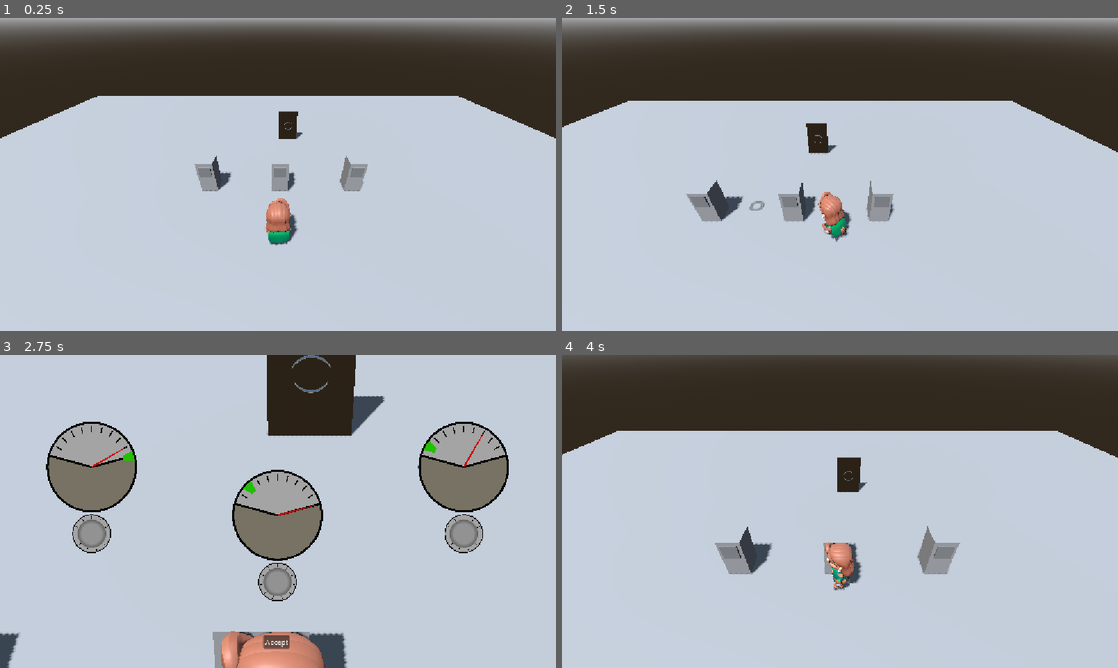
Above: before the commit, frames 1-4 (two rows, left to right).
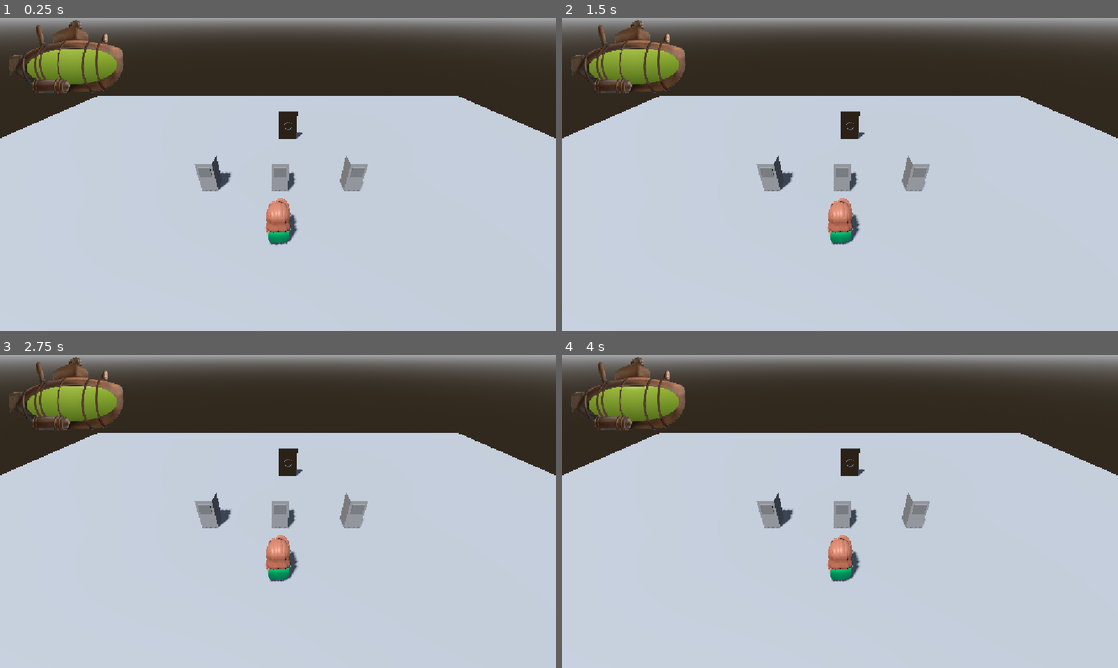
Above: after the commit, the same moments.

Repository: Game-Jam-Studio/Brackeys-Jam-2026.2
Game: Godot game, scene res://Taylor/tmerrill_test_scene.tscn
Same seed, same stepped clock (60 frames per second), same inputs: the game is played once before the commit and once after it. This scene is started directly instead of the project's main scene.
Inputs (mouse positions are in pixels of both pictures, inside the frame that each line leads up to):
- Up to frame 1 (0.25 s): no input
- Up to frame 2 (1.5 s): tap Enter at 0.5 s; move the mouse to (962, 158) at 0.52 s; hold E (interact) 0.53-1.25 s; click (962, 158) at 0.67 s; drag from (728, 190) to (812, 237) at 1.27 s
- Up to frame 3 (2.75 s): move the mouse to (333, 442) at 2.02 s; hold E (interact) from 2.03 s (still down)
- Up to frame 4 (4 s): release E (interact) at 2.75 s; click (840, 642) at 2.75 s, where only the run before the commit has a clickable "Accept"; click (823, 627) at 3.5 s, where only the run before the commit has a clickable "Resume"

The runs differ from the first frame. In frame 1, 2.4% of the frame differs, in the area x 1-23%, y 0-25%; in frame 2, 8.8%; in frame 3, 41%, in the area x 0-100%, y 0-100%; in frame 4, 14%.

Commit message:
ship health HUD finished

Diff:
--- a/brackeys-jam-2026.2/Art/Shaders/liquid_fill_v2.gdshader
+++ b/brackeys-jam-2026.2/Art/Shaders/liquid_fill_v2.gdshader
@@ -5,8 +5,8 @@
 
 // Wave dynamics
 uniform float wave_amplitude : hint_range(0.0, 0.1) = 0.038;
-uniform float wave_frequency : hint_range(1.0, 20.0) = 5.2;
-uniform float wave_speed : hint_range(0.1, 5.0) = 0.85;
+uniform float wave_frequency : hint_range(1.0, 20.0) = 7.0;
+uniform float wave_speed : hint_range(0.1, 5.0) = 1.0;
 
 // Translucency control (1.0 = solid, 0.0 = invisible)
 uniform float liquid_opacity : hint_range(0.0, 1.0) = 0.85;
@@ -14,7 +14,7 @@
 // Colors
 uniform vec4 crest_glow_color : source_color = vec4(0.92, 0.98, 0.65, 1.0); // Surface glow/rim
 uniform vec4 body_color : source_color = vec4(0.655, 0.812, 0.165, 1.0);       // Mid liquid
-uniform vec4 deep_color : source_color = vec4(0.192, 0.275, 0.035, 1.0);       // Bottom shadow
+uniform vec4 deep_color : source_color = vec4(0.32, 0.45, 0.08, 1.0);       // Bottom shadow
 uniform vec4 back_wave_color : source_color = vec4(0.48, 0.65, 0.15, 0.75); // Deeper back layer
 
 void fragment() {
--- a/brackeys-jam-2026.2/Levels/rhythmMinigame.tscn
+++ b/brackeys-jam-2026.2/Levels/rhythmMinigame.tscn
@@ -12,7 +12,7 @@
 [ext_resource type="Script" uid="uid://cwh5x8inuut8g" path="res://JonathanJunk/open_terminal_button.gd" id="8_4wcyy"]
 [ext_resource type="Texture2D" uid="uid://cd8dj1lrnkyqh" path="res://Art/2D/Placeholder/F.png" id="8_6p81i"]
 [ext_resource type="Texture2D" uid="uid://bg8gg2m3u81aw" path="res://Art/2D/Rhythm/base_sane.png" id="10_h250t"]
-[ext_resource type="Script" uid="uid://mexn1nrl2qja" path="res://Scripts/pivot.gd" id="11_htvd5"]
+[ext_resource type="Script" uid="uid://mexn1nrl2qja" path="res://Scripts/Rhythm/pivot.gd" id="11_htvd5"]
 [ext_resource type="Texture2D" uid="uid://c4e57v6pw50fb" path="res://Art/2D/Rhythm/image.png" id="12_htvd5"]
 
 [node name="Control" type="Control" unique_id=917470935]
--- a/brackeys-jam-2026.2/Prefabs/UI/health_HUD.tscn
+++ b/brackeys-jam-2026.2/Prefabs/UI/health_HUD.tscn
@@ -1,20 +1,21 @@
 [gd_scene format=3 uid="uid://dlsb31k4v5ubl"]
 
 [ext_resource type="Texture2D" uid="uid://cmst6c1hfuso" path="res://Art/2D/Placeholder/Screenshot 2026-08-26 210830.png" id="1_4gg61"]
+[ext_resource type="Script" uid="uid://kxjimafxcl4h" path="res://Scripts/UI/health_hud.gd" id="1_crwwa"]
 [ext_resource type="Texture2D" uid="uid://2lapwdb28sqv" path="res://Art/2D/Placeholder/sub_health.png" id="1_i7vq3"]
 [ext_resource type="Texture2D" uid="uid://bkdba82p548we" path="res://Art/2D/Placeholder/mask.png" id="2_dgwwc"]
 [ext_resource type="Shader" uid="uid://ddqmj8te4mblf" path="res://Art/Shaders/liquid_fill_v2.gdshader" id="4_glv1w"]
 
 [sub_resource type="ShaderMaterial" id="ShaderMaterial_dy48u"]
 shader = ExtResource("4_glv1w")
-shader_parameter/fill_amount = 0.75
+shader_parameter/fill_amount = 1.0
 shader_parameter/wave_amplitude = 0.038
 shader_parameter/wave_frequency = 7.000000285
 shader_parameter/wave_speed = 1.00000004424012
 shader_parameter/liquid_opacity = 0.85
 shader_parameter/crest_glow_color = Color(0.92, 0.98, 0.65, 1)
 shader_parameter/body_color = Color(0.655, 0.812, 0.165, 1)
-shader_parameter/deep_color = Color(0.192, 0.275, 0.035, 1)
+shader_parameter/deep_color = Color(0.32, 0.45, 0.08, 1)
 shader_parameter/back_wave_color = Color(0.48, 0.65, 0.15, 0.75)
 
 [node name="HealthHUD" type="Control" unique_id=1131370108]
@@ -24,6 +25,7 @@
 anchor_bottom = 1.0
 grow_horizontal = 2
 grow_vertical = 2
+script = ExtResource("1_crwwa")
 
 [node name="LiquidMask" type="TextureRect" parent="." unique_id=1038621429]
 clip_children = 1
--- a/brackeys-jam-2026.2/Scripts/Common/game_state.gd
+++ b/brackeys-jam-2026.2/Scripts/Common/game_state.gd
@@ -1,13 +1,13 @@
 extends Node
 
-# BEWARE if we use these types of signals, we need to be careful since we might have a
-# minigame set the value while the object listening for the value in the submarine
-# scene isn't currently loaded
-signal example_ship_deterioration_changed(new_deterioration: float)
+# Emitted whenever the submarine's health value changes
+signal ship_health_changed(new_health: float)
 
-const example_max_ship_health: float = 100
+# Maximum hit points for the submarine
+const MAX_SHIP_HEALTH: float = 100.0
 
-var example_ship_deterioration: float = 100:
+# Current ship health; updates clamp the value and emit the signal
+var ship_health: float = 100.0:
 	set(value):
-		example_ship_deterioration = clamp(value, 0, example_max_ship_health)
-		example_ship_deterioration_changed.emit(example_ship_deterioration)
+		ship_health = clamp(value, 0.0, MAX_SHIP_HEALTH)
+		ship_health_changed.emit(ship_health)
--- /dev/null
+++ b/brackeys-jam-2026.2/Scripts/UI/health_hud.gd
@@ -0,0 +1,101 @@
+extends Control
+
+@onready var liquid_fill: ColorRect = $LiquidMask/LiquidFill
+
+var fill_material: ShaderMaterial
+
+# Color definitions matching shader uniforms for Green, Yellow, and Red states
+var color_palette: Dictionary = {
+	"green": {
+		"crest": Color(0.92, 0.98, 0.65, 1.0),
+		"body": Color(0.655, 0.812, 0.165, 1.0),
+		"deep": Color(0.32, 0.45, 0.08, 1.0),
+		"back": Color(0.48, 0.65, 0.15, 0.75)
+	},
+	"yellow": {
+		"crest": Color(0.98, 0.95, 0.65, 1.0),
+		"body": Color(0.941, 0.867, 0.290, 1.0),
+		"deep": Color(0.580, 0.40, 0.016, 1.0),
+		"back": Color(0.702, 0.565, 0.012, 0.75)
+	},
+	"red": {
+		"crest": Color(0.773, 0.208, 0.275, 1.0),
+		"body": Color(0.820, 0.220, 0.220, 1.0),
+		"deep": Color(0.290, 0.035, 0.035, 1.0),
+		"back": Color(0.369, 0.067, 0.067, .75)
+	}
+}
+
+
+func _ready() -> void:
+	# Cast and store the shader material
+	fill_material = liquid_fill.material as ShaderMaterial
+
+	# Connect to the GameState health signal
+	GameState.ship_health_changed.connect(_on_ship_health_changed)
+
+	# Apply the current health on load to prevent desync
+	_update_liquid_display(GameState.ship_health)
+
+
+func _unhandled_input(event: InputEvent) -> void:
+	# Press [ - ] (Minus) to deal 10 damage to the ship
+	if event.is_action_pressed("ui_text_backspace") or (event is InputEventKey and event.pressed and event.keycode == KEY_MINUS):
+		GameState.ship_health -= 10.0
+
+	# Press [ = ] (Equal / Plus) to heal 10 damage
+	elif event is InputEventKey and event.pressed and event.keycode == KEY_EQUAL:
+		GameState.ship_health += 10.0
+
+
+# Signal callback for health updates
+func _on_ship_health_changed(new_health: float) -> void:
+	_update_liquid_display(new_health)
+
+
+# Updates shader fill height and blends colors based on current ship health
+func _update_liquid_display(health: float) -> void:
+	if not fill_material:
+		return
+
+	# Normalize health to a 0.0 - 1.0 range
+	var normalized: float = clampf(health / GameState.MAX_SHIP_HEALTH, 0.0, 1.0)
+
+	# Update vertical fill level in shader
+	fill_material.set_shader_parameter("fill_amount", normalized)
+
+	# Calculate blended colors across 3 health tiers
+	var current_crest: Color
+	var current_body: Color
+	var current_deep: Color
+	var current_back: Color
+
+	var yellow_threshold: float = 0.60 # Hits pure yellow at 60% health
+	var red_threshold: float = 0.25    # Reaches pure red at 25% health
+
+	if normalized >= yellow_threshold:
+		# 100% -> 60%: Interpolate from Yellow to Green
+		var weight: float = (normalized - yellow_threshold) / (1.0 - yellow_threshold)
+		current_crest = color_palette["yellow"]["crest"].lerp(color_palette["green"]["crest"], weight)
+		current_body = color_palette["yellow"]["body"].lerp(color_palette["green"]["body"], weight)
+		current_deep = color_palette["yellow"]["deep"].lerp(color_palette["green"]["deep"], weight)
+		current_back = color_palette["yellow"]["back"].lerp(color_palette["green"]["back"], weight)
+	elif normalized >= red_threshold:
+		# 60% -> 25%: Interpolate from Red to Yellow
+		var weight: float = (normalized - red_threshold) / (yellow_threshold - red_threshold)
+		current_crest = color_palette["red"]["crest"].lerp(color_palette["yellow"]["crest"], weight)
+		current_body = color_palette["red"]["body"].lerp(color_palette["yellow"]["body"], weight)
+		current_deep = color_palette["red"]["deep"].lerp(color_palette["yellow"]["deep"], weight)
+		current_back = color_palette["red"]["back"].lerp(color_palette["yellow"]["back"], weight)
+	else:
+		# Below 25%: Lock to pure Red
+		current_crest = color_palette["red"]["crest"]
+		current_body = color_palette["red"]["body"]
+		current_deep = color_palette["red"]["deep"]
+		current_back = color_palette["red"]["back"]
+
+	# Pass interpolated colors to shader uniforms
+	fill_material.set_shader_parameter("crest_glow_color", current_crest)
+	fill_material.set_shader_parameter("body_color", current_body)
+	fill_material.set_shader_parameter("deep_color", current_deep)
+	fill_material.set_shader_parameter("back_wave_color", current_back)
--- a/brackeys-jam-2026.2/Taylor/tmerrill_test_scene.tscn
+++ b/brackeys-jam-2026.2/Taylor/tmerrill_test_scene.tscn
@@ -4,6 +4,7 @@
 [ext_resource type="PackedScene" uid="uid://bs72ogkvdd7d6" path="res://addons/proto_controller/proto_controller.tscn" id="2_tl3pp"]
 [ext_resource type="Script" uid="uid://cn1dyylbrayw0" path="res://Scripts/Common/camera_3d.gd" id="3_tl3pp"]
 [ext_resource type="PackedScene" uid="uid://cyf0si2728nr" path="res://Prefabs/UI/pause_menu.tscn" id="4_v63jj"]
+[ext_resource type="PackedScene" uid="uid://dlsb31k4v5ubl" path="res://Prefabs/UI/health_HUD.tscn" id="5_rat20"]
 [ext_resource type="PackedScene" uid="uid://ci5idjqd5cg5o" path="res://Prefabs/Actors/repair_station.tscn" id="5_ux0hy"]
 [ext_resource type="PackedScene" uid="uid://fa5imaomcpyx" path="res://Prefabs/Actors/door.tscn" id="6_68oas"]
 
@@ -67,6 +68,8 @@
 [node name="PauseMenu" parent="UI" unique_id=1764100914 instance=ExtResource("4_v63jj")]
 unique_name_in_owner = true
 
+[node name="HealthHUD" parent="UI" unique_id=1131370108 instance=ExtResource("5_rat20")]
+
 [node name="StaticBody3D" parent="." unique_id=1990939064 instance=ExtResource("5_ux0hy")]
 transform = Transform3D(-1, 0, 8.742278e-08, 0, 1, 0, -8.742278e-08, 0, -1, 4.2427278, 0.91858387, 5.695434)
 is_broken = true
Renamed: brackeys-jam-2026.2/Scripts/pivot.gd -> brackeys-jam-2026.2/Scripts/Rhythm/pivot.gd
Renamed: brackeys-jam-2026.2/Scripts/pivot.gd.uid -> brackeys-jam-2026.2/Scripts/Rhythm/pivot.gd.uid
Not shown, added: brackeys-jam-2026.2/Scripts/UI/health_hud.gd.uid
